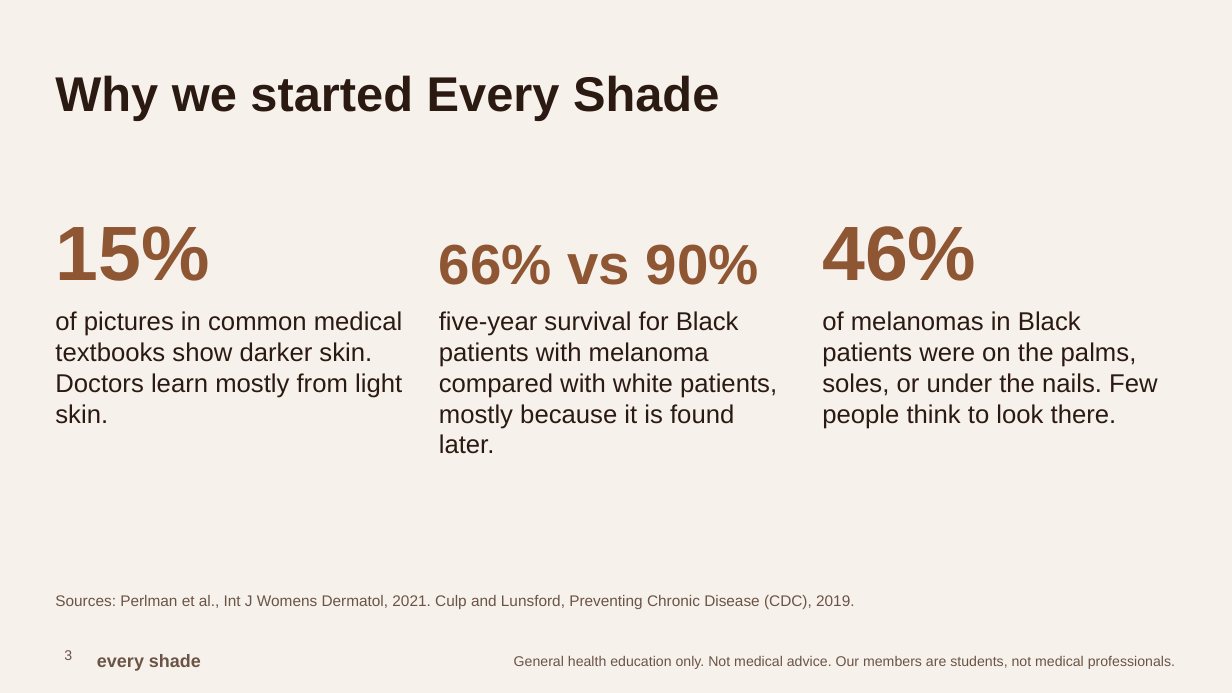
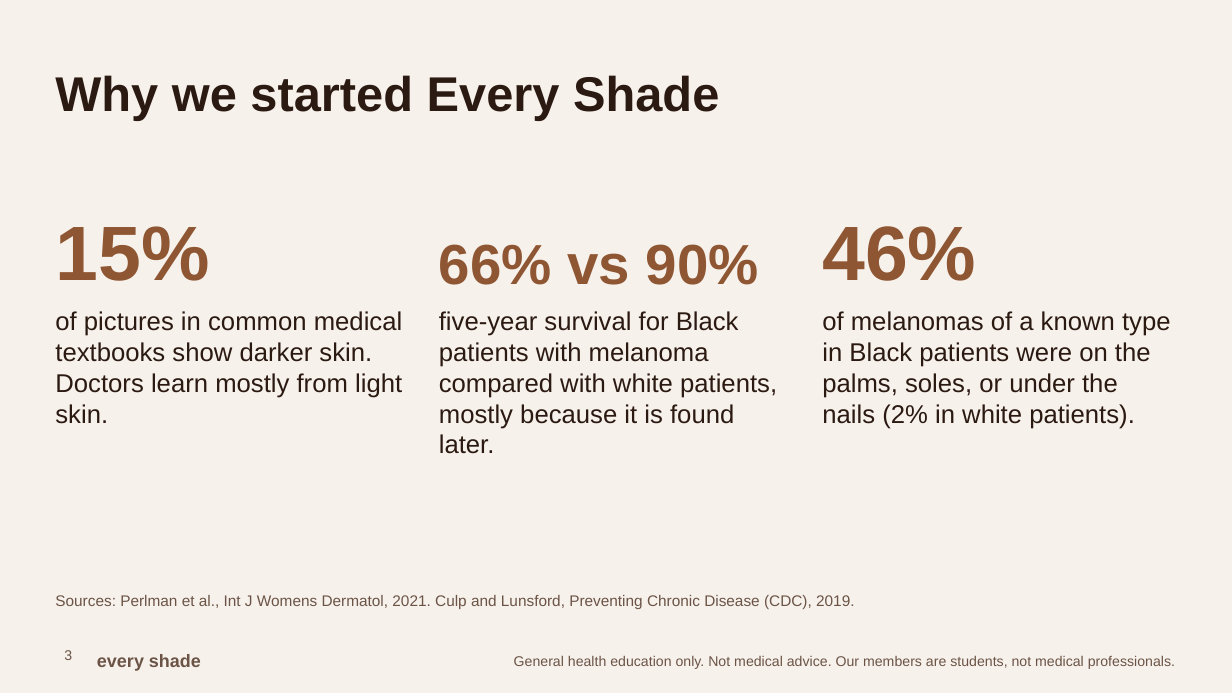
Before and after one commit to ZainJaffar06/everyshade, a slide deck: slide 3 of talk-kit/slides/Every-Shade-Senior-Talk-2026-11-20.pptx. Drawn at 1232x693 pixels with LibreOffice and Linux fonts; fonts in the diff are those of the drawing. Boxes give left, top, right and bottom in pixels: in the first picture for what was removed or moved away, otherwise in the second. Text is boxed around its words. In the diff, an @@ line names an element or a change of style, - is before the commit and + after.

```diff
--- a/talk-kit/slides/Every-Shade-Senior-Talk-2026-11-20.pptx
+++ b/talk-kit/slides/Every-Shade-Senior-Talk-2026-11-20.pptx
@@ text at [822,311,1171,429]: text changed @@
-of melanomas in Black patients were on the palms, soles, or under the nails. Few people think to look there.
+of melanomas of a known type in Black patients were on the palms, soles, or under the nails (2% in white patients).
```
Also in this commit, not shown: 10 other slides changed, 17 other files.
